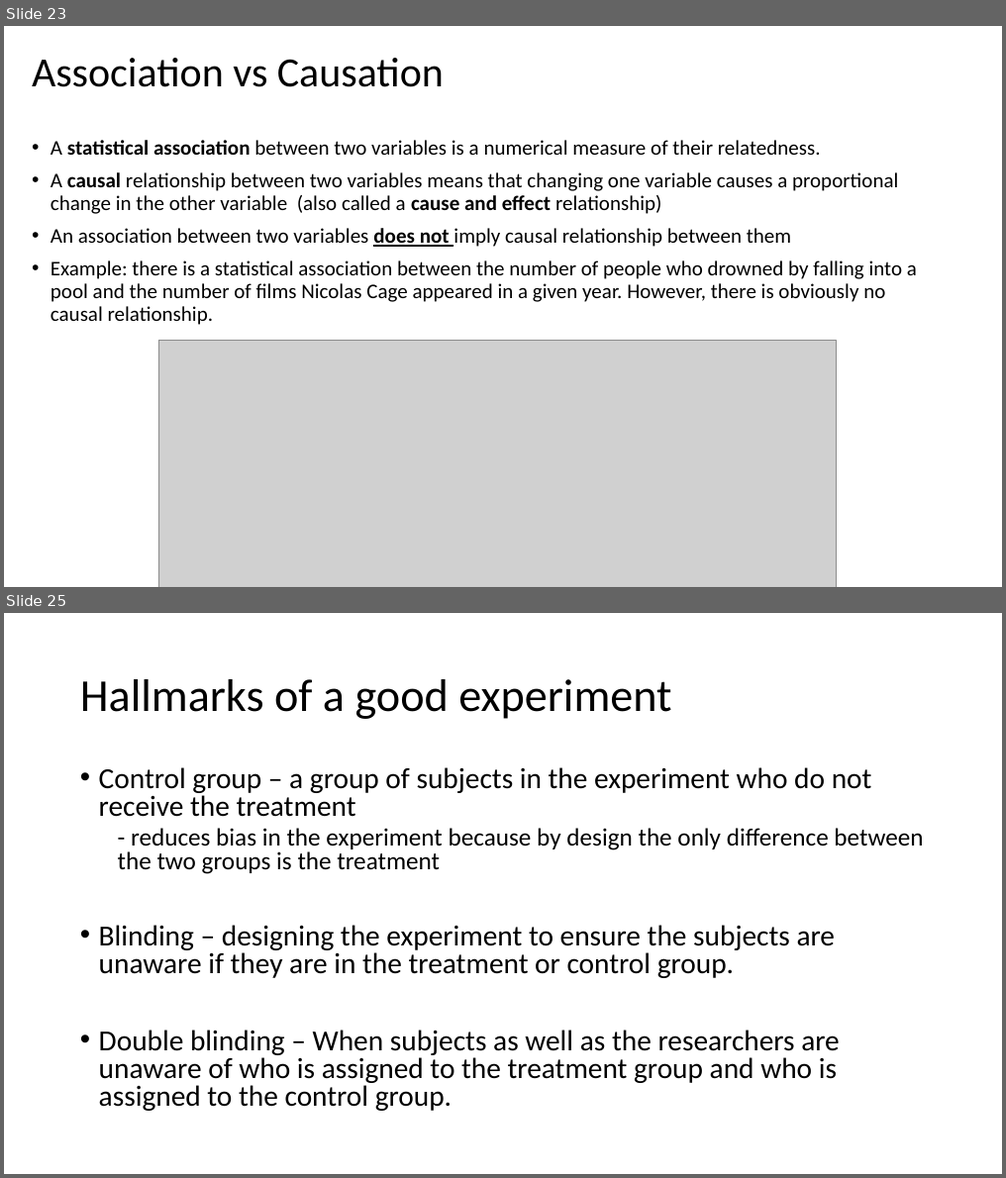
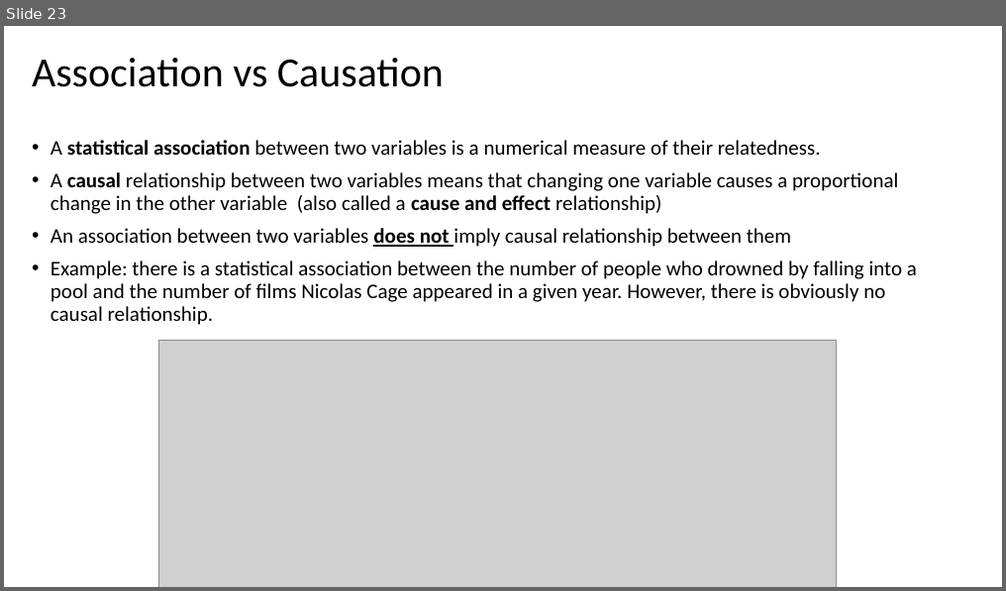
Before and after one commit to Jarred6068/UI_STAT251-03_Spring_2024, a slide deck: docs/lecture_slides/Week 5/Week5_Lecture8_Slides_2_7_2024.pptx. Shown one above the other, each under a label of ours: slides 23 and 25 before the commit, slide 23 after it; the slides between them are not shown. The pictures are 1006x1178 and 1006x591 pixels, drawn with LibreOffice and Linux fonts; fonts in the diff are those of the drawing; grey boxes stand for pictures. Boxes give left, top, right and bottom in pixels: in the first picture for what was removed or moved away, otherwise in the second. Text is boxed around its words. In the diff, an @@ line names an element or a change of style, - is before the commit and + after.

```diff
--- a/docs/lecture_slides/Week 5/Week5_Lecture8_Slides_2_7_2024.pptx
+++ b/docs/lecture_slides/Week 5/Week5_Lecture8_Slides_2_7_2024.pptx
@@ slide 25 removed at <box>4,613,1002,1174</box>, background #FFFFFF @@
@@ title removed at <box>80,679,671,719</box> @@
-Hallmarks of a good experiment
@@ text removed at <box>99,767,923,1111</box> @@
-• Control group – a group of subjects in the experiment who do not receive the treatment
-  - reduces bias in the experiment because by design the only difference between the two groups is the treatment
-• Blinding – designing the experiment to ensure the subjects are unaware if they are in the treatment or control group.
-• Double blinding – When subjects as well as the researchers are unaware of who is assigned to the treatment group and who is assigned to the control group.
```
Also in this commit, not shown: 16 other slides removed, 4 other files.
